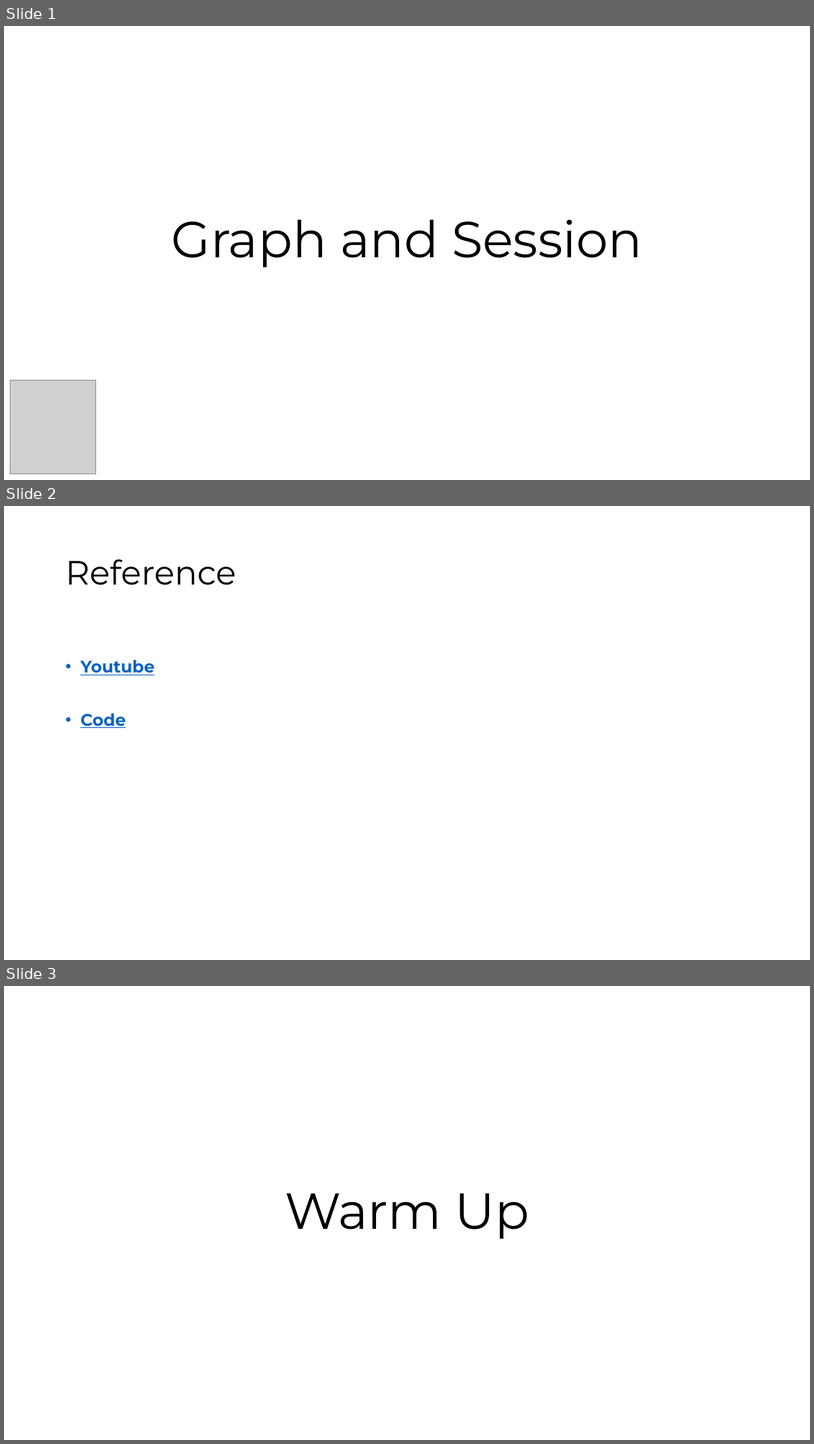
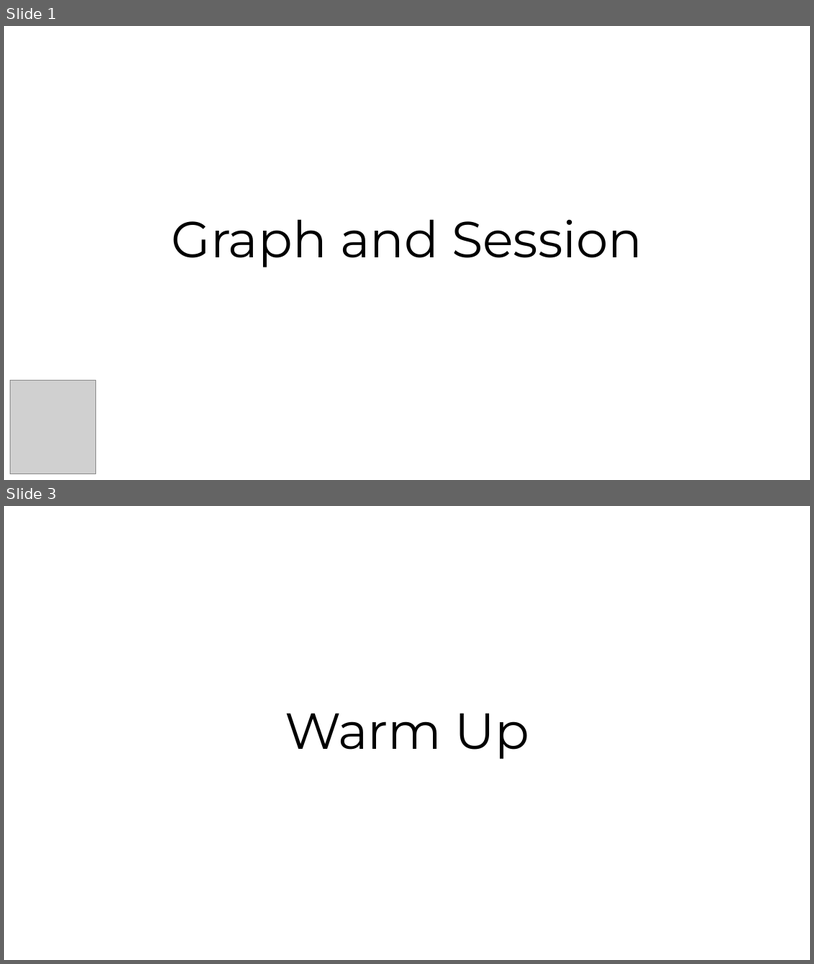
Before and after one commit to SungchulLee/tensorflow, a slide deck: 그래프와 세션.pptx. Shown one above the other, each under a label of ours: slides 1, 2 and 3 before the commit, slides 1 and 3 after it; the slides between them are not shown. The pictures are 814x1444 and 814x964 pixels, drawn with LibreOffice and Linux fonts; fonts in the diff are those of the drawing; grey boxes stand for pictures. Boxes give left, top, right and bottom in pixels: in the first picture for what was removed or moved away, otherwise in the second. Text is boxed around its words. In the diff, an @@ line names an element or a change of style, - is before the commit and + after.

```diff
--- a/그래프와 세션.pptx
+++ b/그래프와 세션.pptx
@@ slide 2 removed at <box>4,506,810,960</box>, background #FFFFFF @@
@@ title removed at <box>65,559,236,585</box> @@
-Reference
@@ text removed at <box>80,659,154,728</box> @@
-• Youtube
-• Code
```
Also in this commit, not shown: 4 slides added, 10 other slides removed.
